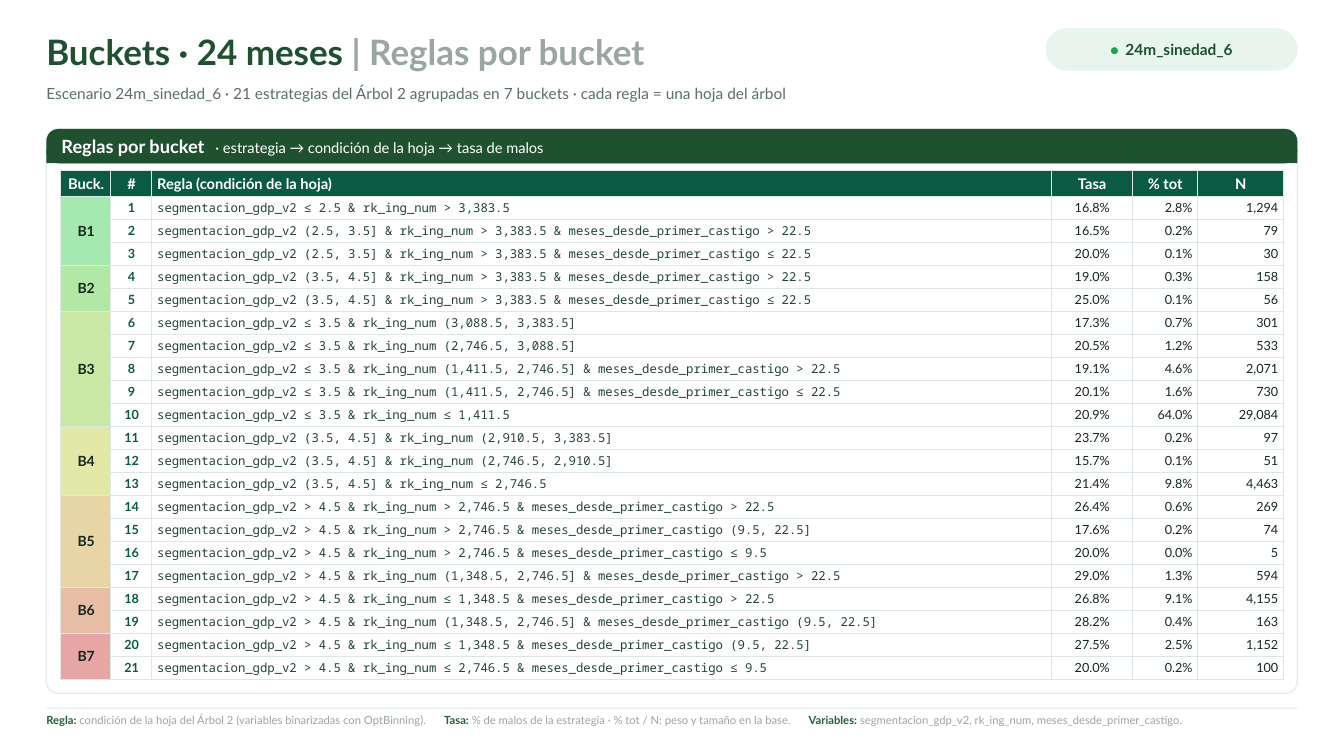
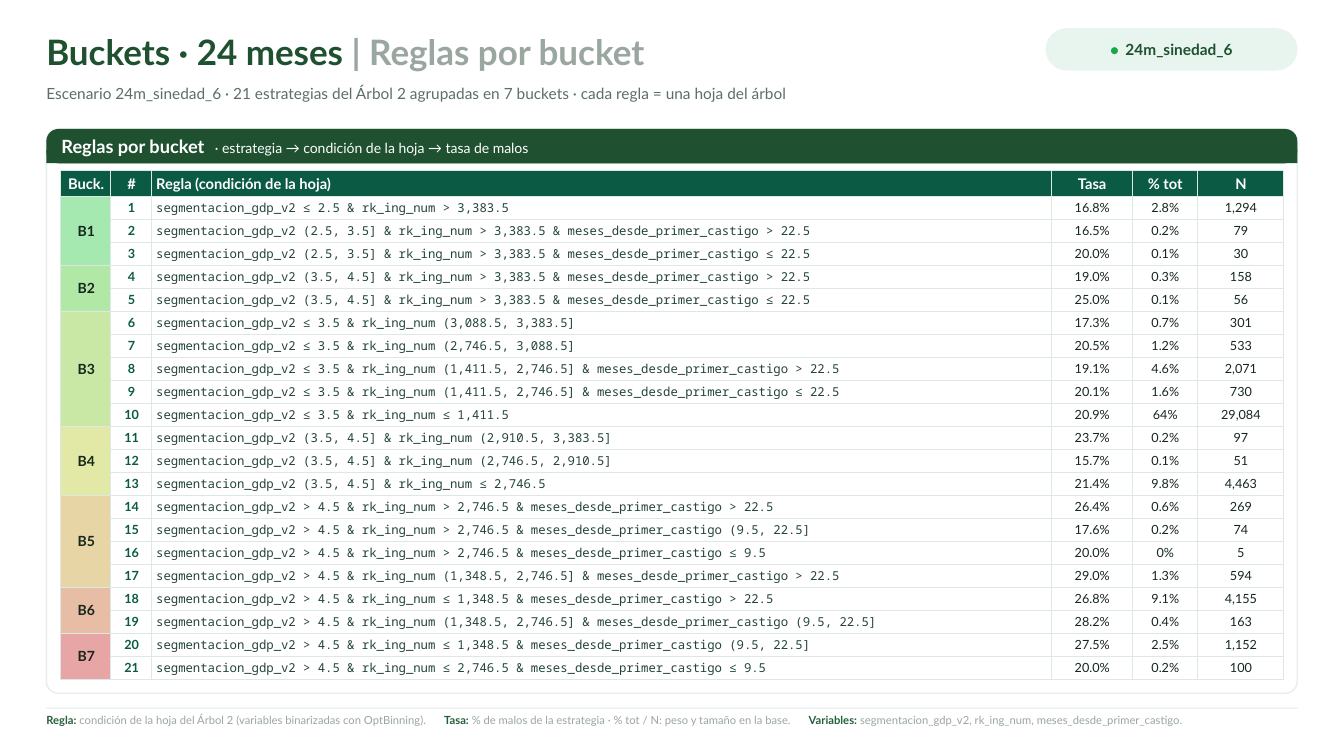
Before and after one commit to KARL961709/Controling, a slide deck: slide 2 of presentacion_buckets_v1v2v3.pptx. Drawn at 1344x756 pixels with LibreOffice and Linux fonts; fonts in the diff are those of the drawing. Boxes give left, top, right and bottom in pixels: in the first picture for what was removed or moved away, otherwise in the second. Text is boxed around its words. In the diff, an @@ line names an element or a change of style, - is before the commit and + after.

```diff
--- a/presentacion_buckets_v1v2v3.pptx
+++ b/presentacion_buckets_v1v2v3.pptx
@@ text "Reglas por bucket · estrategia ..." at <box>61,139,529,157</box>: size 10.5 to 10 pt in "· estrategia → condición de la hoja ..." @@
@@ table at <box>60,170,1284,680</box> @@
-row 11, column 5: 64.0%
+row 11, column 5: 64%
-row 17, column 5: 0.0%
+row 17, column 5: 0%
@@ alignment right to centre @@
```
Also in this commit, not shown: 3 other slides changed, 1 other file.
